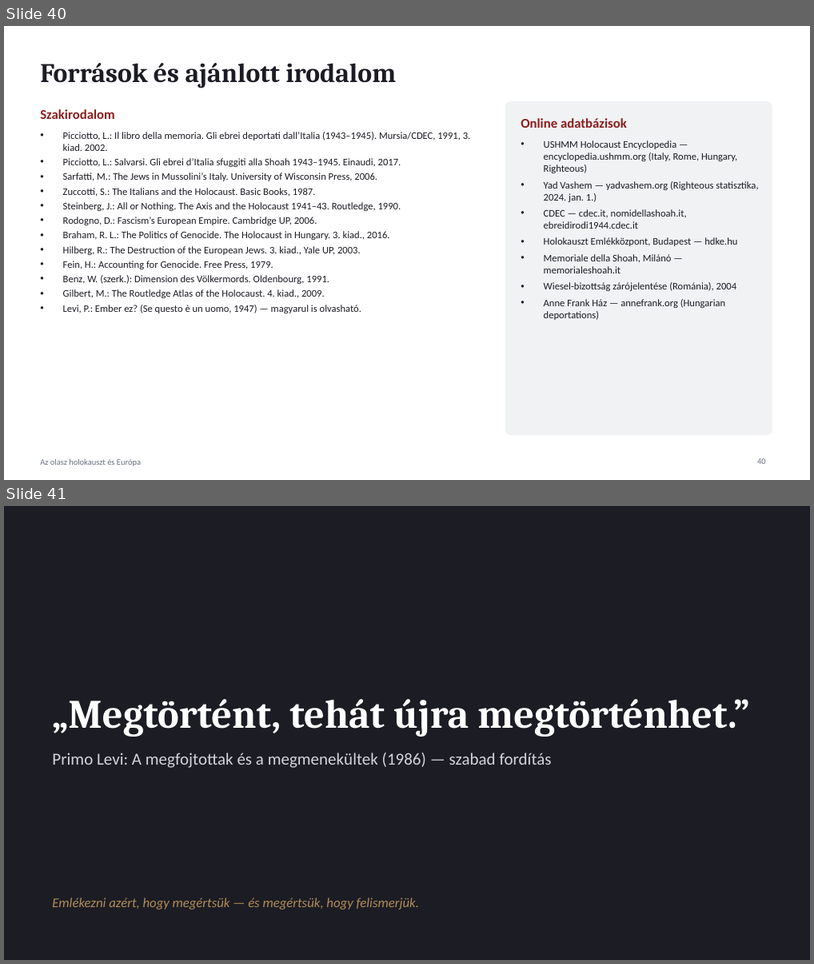
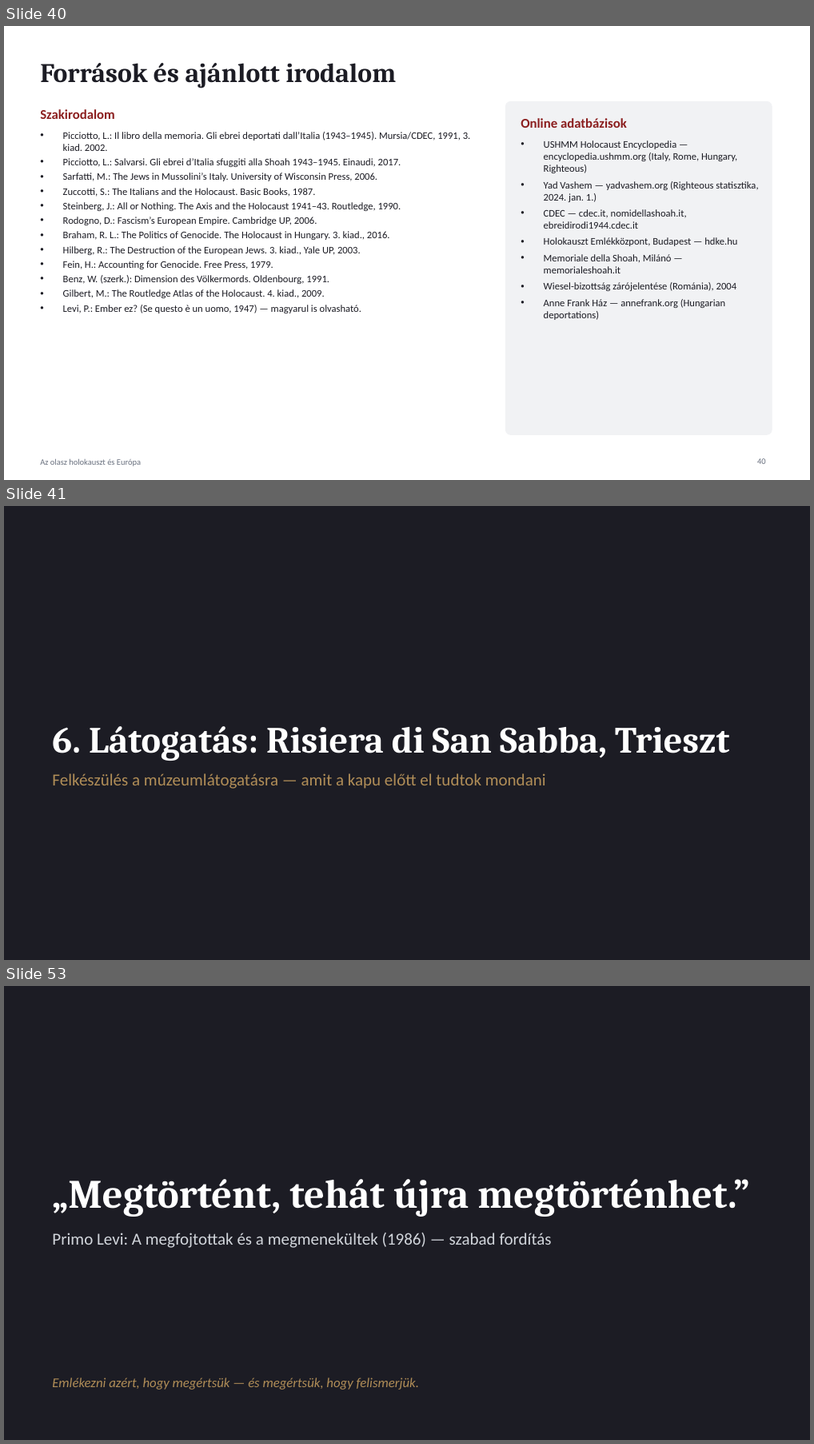
Before and after one commit to peter-racz-rhr/lwk, a slide deck: presentations/Olasz_holokauszt_es_Europa.pptx. Shown one above the other, each under a label of ours: slides 40 and 41 before the commit, slides 40, 41 and 53 after it; the slides between them are not shown. The pictures are 814x964 and 814x1444 pixels, drawn with LibreOffice and Linux fonts; fonts in the diff are those of the drawing. Boxes give left, top, right and bottom in pixels: in the first picture for what was removed or moved away, otherwise in the second. Text is boxed around its words. In the diff, an @@ line names an element or a change of style, - is before the commit and + after.

```diff
--- a/presentations/Olasz_holokauszt_es_Europa.pptx
+++ b/presentations/Olasz_holokauszt_es_Europa.pptx
@@ slide 41 added at bbox=[4, 506, 810, 960], background #1C1C24 @@
@@ title added at bbox=[52, 726, 730, 760], 44 pt, text #FFFFFF, bold @@
+6. Látogatás: Risiera di San Sabba, Trieszt
@@ text added at bbox=[52, 773, 546, 788], 20 pt, text #B08D57 @@
+Felkészülés a múzeumlátogatásra — amit a kapu előtt el tudtok mondani
@@ what was slide 41 is now slide 53 @@
```
Also in this commit, not shown: 2 slides changed, 11 other slides added.
